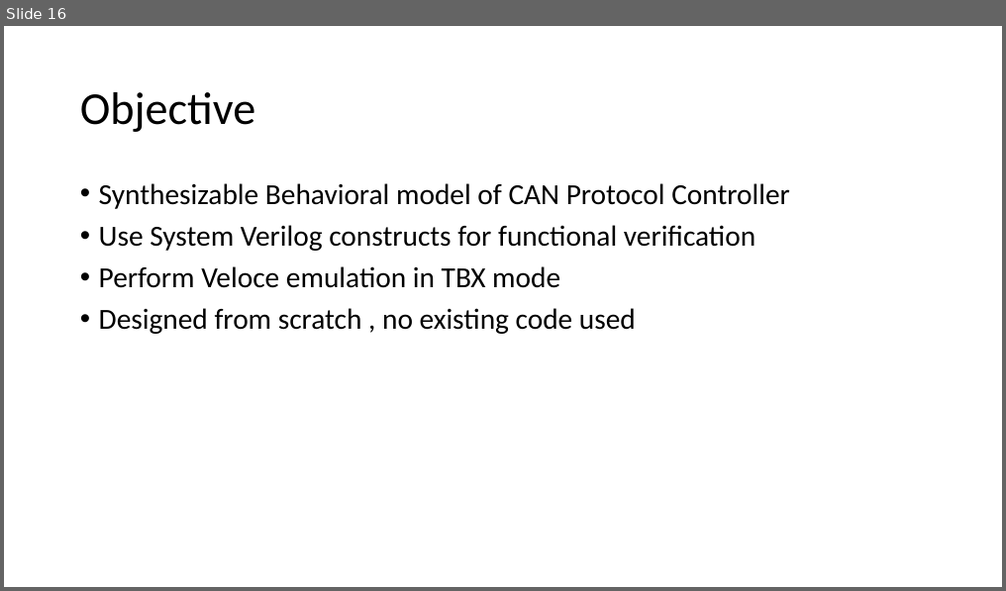
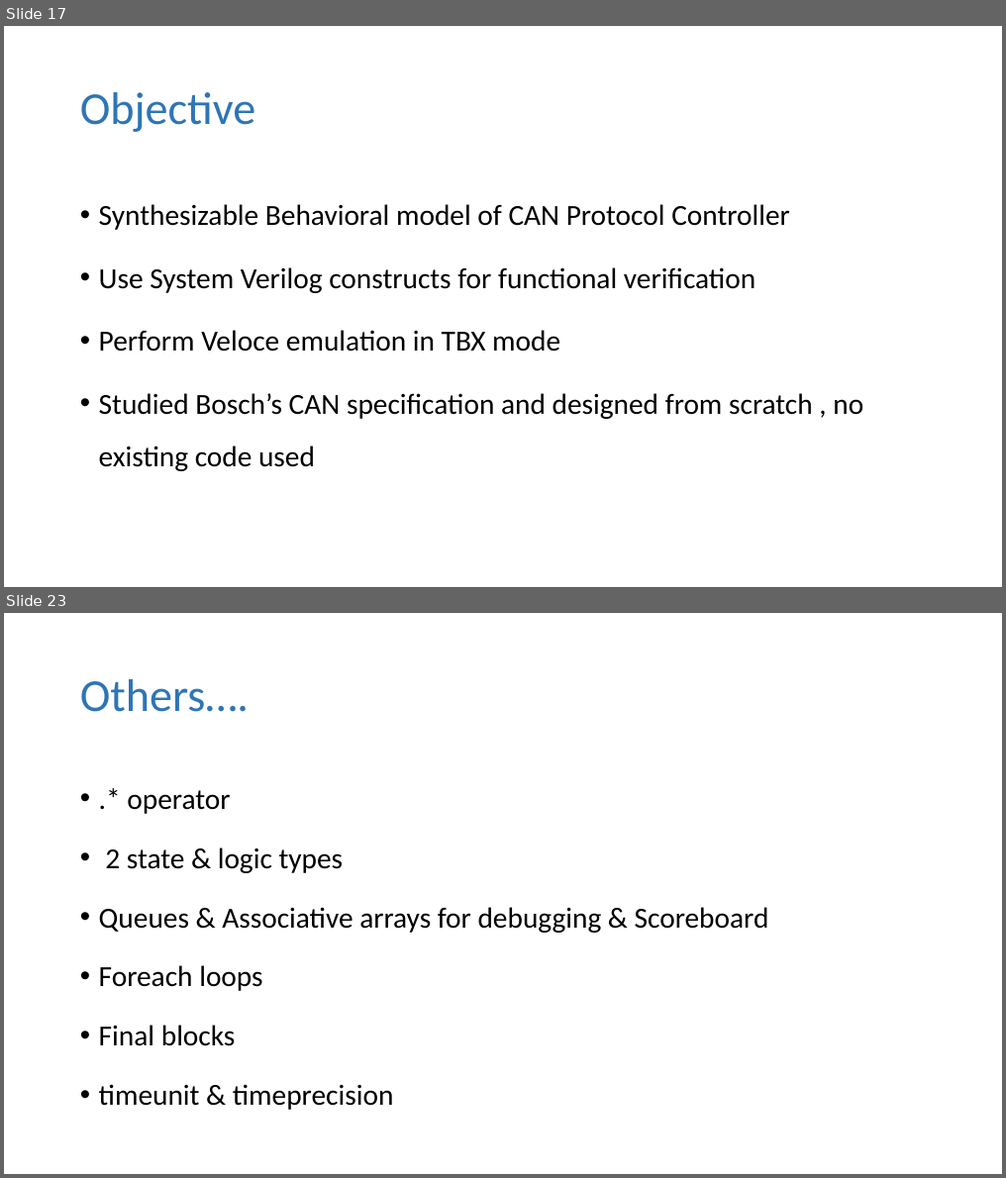
Before and after one commit to mafzzz/can-controller, a slide deck: Docs/Final Project Presenatation.pptx. Shown one above the other, each under a label of ours: slide 16 before the commit, slides 17 and 23 after it; the slides between them are not shown. The pictures are 1006x591 and 1006x1178 pixels, drawn with LibreOffice and Linux fonts; fonts in the diff are those of the drawing. Boxes give left, top, right and bottom in pixels: in the first picture for what was removed or moved away, otherwise in the second. Text is boxed around its words. In the diff, an @@ line names an element or a change of style, - is before the commit and + after.

```diff
--- a/Docs/Final Project Presenatation.pptx
+++ b/Docs/Final Project Presenatation.pptx
@@ slide 23 added at (x1=4, y1=613, x2=1002, y2=1174), background #FFFFFF @@
@@ title added at (x1=80, y1=679, x2=249, y2=712), 44 pt, text #2E75B6 @@
+Others….
@@ text added at (x1=99, y1=790, x2=769, y2=1110), 28 pt, text #000000 @@
+• .* operator
+• 2 state & logic types
+• Queues & Associative arrays for debugging & Scoreboard
+• Foreach loops
+• Final blocks
+• timeunit & timeprecision
@@ what was slide 16 is now slide 17 @@
@@ slide 17 changed as well @@
@@ title "Objective" at (x1=80, y1=92, x2=255, y2=132): text colour #000000 to #2E75B6 @@
@@ text at (x1=99, y1=204, x2=790, y2=352): line spacing 0.9 to 1.5 @@
@@ text at (x1=99, y1=393, x2=863, y2=472): text changed @@
-• Designed from scratch , no existing code used
+• Studied Bosch’s CAN specification and designed from scratch , no existing code used
```
Also in this commit, not shown: 11 other slides changed, 23 other slides added, 1 slide removed.
